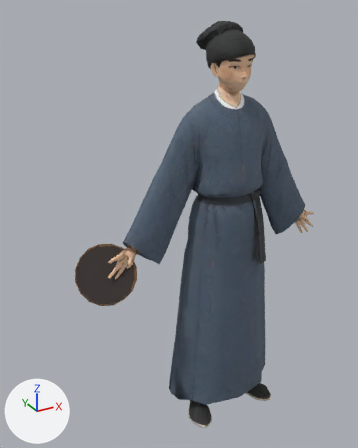
An edit to the glTF model web/public/assets/chars/sightseer.glb, drawn before and after from the same camera.
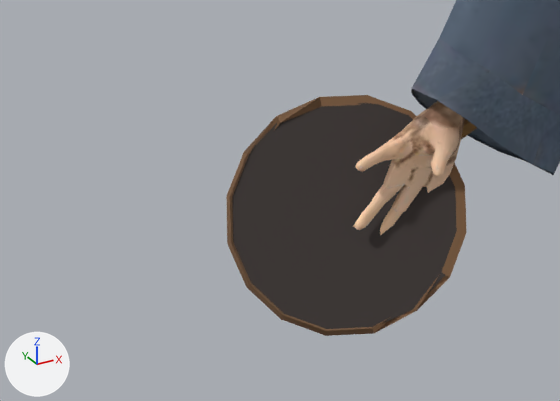
There are two pictures of each version: one whole from a camera (50 mm lens) standing at (-1.114, -1.615, 1.77) and looking at (-0.179, 0.086, 0.919), one close up on the part from 5% to 45% of the width and 49% to 72% of the height. Lighting does not change. The marker at lower left points along +X, +Y and +Z. The first two pictures are the older version. Where no turn or scale is listed for an object, it has been applied to the vertices.

Objects in the first close-up: 'char1', 'prop_fan_round'.
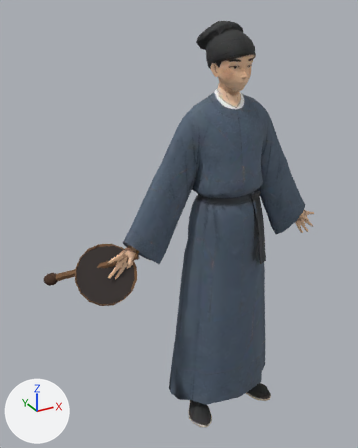
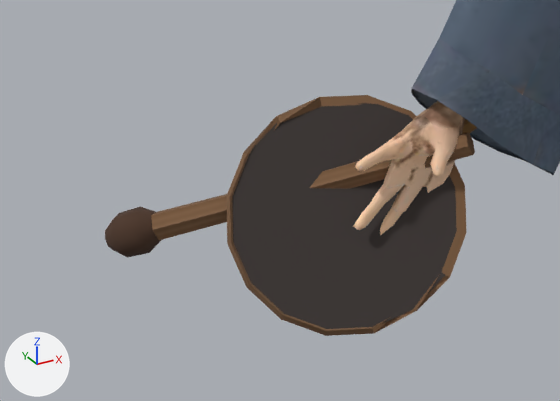
Location of each change, (x1, y1, x2, y2) in pixels of the close-ups (560 x 401 px):
'prop_drumstick', added
    after: (105, 132, 475, 258)

The edits, one by one:
Mesh me_prop_drumstick is new.
It has 43 vertices, 82 faces and spans x -0.749..-0.403, y -0.01..0.212, z 0.724..0.874.
It uses material mat_prop_palette (picture img_prop_palette).
Object 'prop_drumstick' (ob_prop_drumstick) is new; it shows me_prop_drumstick.
Its location is (0.0, 0.0, 0.0).
